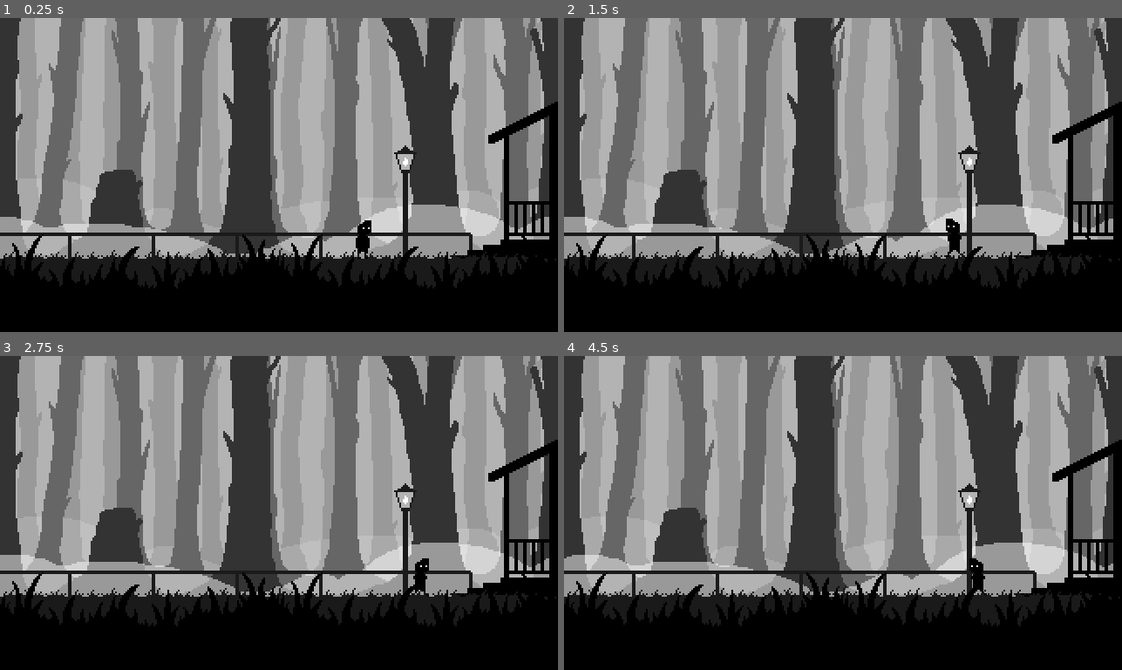
Above: before the commit, frames 1-4 (two rows, left to right).
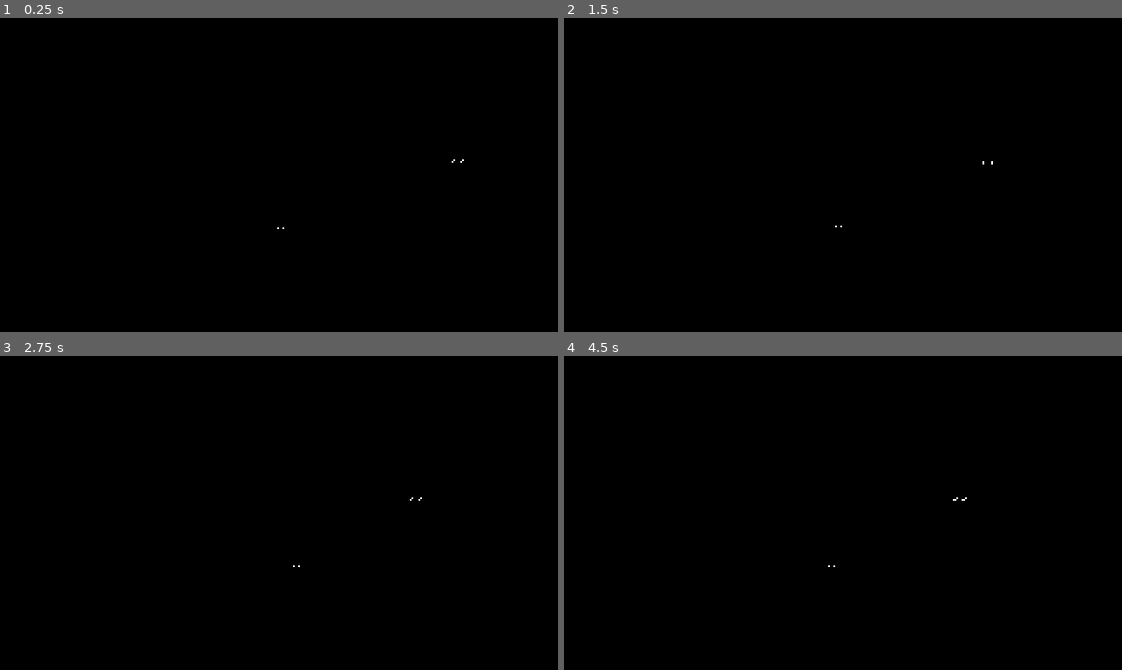
Above: after the commit, the same moments.

Repository: Pemmy0/Whispering-woods
Game: Godot game, scene res://Scenes/scene_1.tscn
Two runs of this game, one before a commit and one after it. Both use one fixed random seed, a clock stepped at 60 frames per second and the inputs below. Before the commit the project starts from res://scene_1.tscn.
Inputs (mouse positions are in pixels of both pictures, inside the frame that each line leads up to):
- Up to frame 1 (0.25 s): no input
- Up to frame 2 (1.5 s): move the mouse to (965, 159) at 0.52 s; press the mouse at (965, 159) at 0.53 s; hold D (Right) 0.53-1.28 s; tap F (Flash, bound only before the commit) at 0.8, 1.35 s; move the mouse to (731, 190) at 1.27 s; release the mouse at (731, 190) at 1.28 s; hold A (Left) from 1.28 s (still down)
- Up to frame 3 (2.75 s): tap Shift (Run) at 1.55 s; move the mouse to (334, 443) at 2.02 s; release A (Left) at 2.03 s; hold D (Right) from 2.03 s (still down); hold Shift (Run) from 2.03 s (still down); click (334, 443) at 2.3 s
- Up to frame 4 (4.5 s): move the mouse to (815, 575) at 2.77 s; release Shift (Run) at 2.78 s; click (815, 575) at 2.85 s; tap F (Flash, bound only before the commit) at 3.05 s; move the mouse to (1010, 560) at 3.52 s; release D (Right) at 3.53 s; hold F (Flash, bound only before the commit) 3.53-4.28 s; hold A (Left) from 3.53 s (still down); tap Shift (Run) at 3.8, 4.35 s; move the mouse to (675, 465) at 4.27 s

The runs differ from the first frame. In frame 1, 77% of the frame differs, in the area x 0-100%, y 0-87%; in frame 2, 77%; in frame 3, 77%; in frame 4, 77%.

Commit message:
Flashlight Movement Done

Diff:
--- a/Player/drago.gd
+++ b/Player/drago.gd
@@ -2,7 +2,7 @@
 
 @onready var eyes_sprite = $EyesSprite
 @onready var animated_sprite_2d = $AnimatedSprite2D
-@onready var flashlight = $flashlight
+@onready var flashlight = $PointLight2D
 
 var speed = 25
 var currentDir = 1
@@ -10,11 +10,11 @@
 
 func _ready():
 	Input.mouse_mode = Input.MOUSE_MODE_HIDDEN
+	movement_animation = "Walk"
 	flashlight.visible = false
 
 func _physics_process(delta):
 	var direction = Input.get_axis("Left", "Right")
-	movement_animation = "Walk"
 
 	movement(direction)
 	animation_control(direction)
@@ -24,6 +24,8 @@
 
 func movement(direction):
 	if direction:
+		if direction != currentDir:
+			_flip_light()
 		currentDir = direction
 		velocity.x = direction * speed
 	else:
@@ -33,27 +35,28 @@
 		speed = 50
 		movement_animation = "Run"
 	else:
+		speed = 25
 		movement_animation = "Walk"
-		speed = 25
 
 func animation_control(direction):
 	if direction != 0:
 		animated_sprite_2d.play(movement_animation)
-		eyes_sprite.play(movement_animation)
 	elif velocity.x == 0:
 		animated_sprite_2d.play("Idle")
-		eyes_sprite.play("Idle")
 
 	if direction == 1:
 		animated_sprite_2d.flip_h = false
-		eyes_sprite.flip_h = false
 	elif direction == -1:
 		animated_sprite_2d.flip_h = true
-		eyes_sprite.flip_h = true
 
 func flashlight_control():
-	if Input.is_action_just_pressed("Flash"):
-		flashlight.visible = !flashlight.visible
+	if !EnvironmentControl.can_flashlight:
+		return
+
+	if Input.is_action_pressed("Flash"):
+		flashlight.visible = true
+	else:
+		flashlight.visible = false
 
 	var mousePos = get_local_mouse_position()
 	var clamp
@@ -63,3 +66,10 @@
 		clamp = clampi(mousePos.x, -999999, -100)
 	var angle = atan2(mousePos.y, clamp)
 	flashlight.rotation = angle
+
+func _flip_light():
+	var tween = get_tree().create_tween().set_trans(Tween.TRANS_QUAD).set_ease(Tween.EASE_OUT)
+	flashlight.scale.x = 0
+	#flashlight.energy = 0
+	tween.tween_property(flashlight, "scale", Vector2(0.231, 0.231), 0.2)
+	#tween.tween_property(flashlight, "energy", 1, 0.1)
--- a/Player/drago.tscn
+++ b/Player/drago.tscn
@@ -1,167 +1,11 @@
-[gd_scene load_steps=65 format=3 uid="uid://bntwwuoeq7rjd"]
+[gd_scene load_steps=43 format=3 uid="uid://bntwwuoeq7rjd"]
 
 [ext_resource type="Script" path="res://Player/drago.gd" id="1_5g0iv"]
-[ext_resource type="Texture2D" uid="uid://i6w4lk6twh7j" path="res://Assets/Drago-Eyes-Sheet.png" id="2_l8eom"]
 [ext_resource type="Texture2D" uid="uid://d1t467didvcwj" path="res://Assets/Drago-Sheet.png" id="2_lx8j5"]
-[ext_resource type="Texture2D" uid="uid://bqbrm0kx45at4" path="res://Assets/Flashlight Texture.png" id="3_sc0qy"]
-
-[sub_resource type="AtlasTexture" id="AtlasTexture_ph34s"]
-atlas = ExtResource("2_l8eom")
-region = Rect2(0, 0, 32, 32)
-
-[sub_resource type="AtlasTexture" id="AtlasTexture_6i8ma"]
-atlas = ExtResource("2_l8eom")
-region = Rect2(32, 0, 32, 32)
-
-[sub_resource type="AtlasTexture" id="AtlasTexture_oftts"]
-atlas = ExtResource("2_l8eom")
-region = Rect2(64, 0, 32, 32)
-
-[sub_resource type="AtlasTexture" id="AtlasTexture_nv2x6"]
-atlas = ExtResource("2_l8eom")
-region = Rect2(96, 0, 32, 32)
-
-[sub_resource type="AtlasTexture" id="AtlasTexture_7icv2"]
-atlas = ExtResource("2_l8eom")
-region = Rect2(0, 64, 32, 32)
-
-[sub_resource type="AtlasTexture" id="AtlasTexture_1tirj"]
-atlas = ExtResource("2_l8eom")
-region = Rect2(32, 64, 32, 32)
-
-[sub_resource type="AtlasTexture" id="AtlasTexture_kyn32"]
-atlas = ExtResource("2_l8eom")
-region = Rect2(64, 64, 32, 32)
-
-[sub_resource type="AtlasTexture" id="AtlasTexture_haqx3"]
-atlas = ExtResource("2_l8eom")
-region = Rect2(96, 64, 32, 32)
-
-[sub_resource type="AtlasTexture" id="AtlasTexture_kjoq6"]
-atlas = ExtResource("2_l8eom")
-region = Rect2(128, 64, 32, 32)
-
-[sub_resource type="AtlasTexture" id="AtlasTexture_vwn8i"]
-atlas = ExtResource("2_l8eom")
-region = Rect2(160, 64, 32, 32)
-
-[sub_resource type="AtlasTexture" id="AtlasTexture_1o30d"]
-atlas = ExtResource("2_l8eom")
-region = Rect2(192, 64, 32, 32)
-
-[sub_resource type="AtlasTexture" id="AtlasTexture_gxc6u"]
-atlas = ExtResource("2_l8eom")
-region = Rect2(224, 64, 32, 32)
-
-[sub_resource type="AtlasTexture" id="AtlasTexture_kkhms"]
-atlas = ExtResource("2_l8eom")
-region = Rect2(0, 32, 32, 32)
-
-[sub_resource type="AtlasTexture" id="AtlasTexture_eosgb"]
-atlas = ExtResource("2_l8eom")
-region = Rect2(32, 32, 32, 32)
-
-[sub_resource type="AtlasTexture" id="AtlasTexture_ouq1a"]
-atlas = ExtResource("2_l8eom")
-region = Rect2(64, 32, 32, 32)
-
-[sub_resource type="AtlasTexture" id="AtlasTexture_1uumj"]
-atlas = ExtResource("2_l8eom")
-region = Rect2(96, 32, 32, 32)
-
-[sub_resource type="AtlasTexture" id="AtlasTexture_c7c8b"]
-atlas = ExtResource("2_l8eom")
-region = Rect2(128, 32, 32, 32)
-
-[sub_resource type="AtlasTexture" id="AtlasTexture_ae2uj"]
-atlas = ExtResource("2_l8eom")
-region = Rect2(160, 32, 32, 32)
-
-[sub_resource type="AtlasTexture" id="AtlasTexture_0ovqq"]
-atlas = ExtResource("2_l8eom")
-region = Rect2(192, 32, 32, 32)
-
-[sub_resource type="AtlasTexture" id="AtlasTexture_ponk7"]
-atlas = ExtResource("2_l8eom")
-region = Rect2(224, 32, 32, 32)
-
-[sub_resource type="SpriteFrames" id="SpriteFrames_n6pp4"]
-animations = [{
-"frames": [{
-"duration": 1.0,
-"texture": SubResource("AtlasTexture_ph34s")
-}, {
-"duration": 1.0,
-"texture": SubResource("AtlasTexture_6i8ma")
-}, {
-"duration": 1.0,
-"texture": SubResource("AtlasTexture_oftts")
-}, {
-"duration": 1.0,
-"texture": SubResource("AtlasTexture_nv2x6")
-}],
-"loop": true,
-"name": &"Idle",
-"speed": 3.0
-}, {
-"frames": [{
-"duration": 1.0,
-"texture": SubResource("AtlasTexture_7icv2")
-}, {
-"duration": 1.0,
-"texture": SubResource("AtlasTexture_1tirj")
-}, {
-"duration": 1.0,
-"texture": SubResource("AtlasTexture_kyn32")
-}, {
-"duration": 1.0,
-"texture": SubResource("AtlasTexture_haqx3")
-}, {
-"duration": 1.0,
-"texture": SubResource("AtlasTexture_kjoq6")
-}, {
-"duration": 1.0,
-"texture": SubResource("AtlasTexture_vwn8i")
-}, {
-"duration": 1.0,
-"texture": SubResource("AtlasTexture_1o30d")
-}, {
-"duration": 1.0,
-"texture": SubResource("AtlasTexture_gxc6u")
-}],
-"loop": true,
-"name": &"Run",
-"speed": 12.0
-}, {
-"frames": [{
-"duration": 1.0,
-"texture": SubResource("AtlasTexture_kkhms")
-}, {
-"duration": 1.0,
-"texture": SubResource("AtlasTexture_eosgb")
-}, {
-"duration": 1.0,
-"texture": SubResource("AtlasTexture_ouq1a")
-}, {
-"duration": 1.0,
-"texture": SubResource("AtlasTexture_1uumj")
-}, {
-"duration": 1.0,
-"texture": SubResource("AtlasTexture_c7c8b")
-}, {
-"duration": 1.0,
-"texture": SubResource("AtlasTexture_ae2uj")
-}, {
-"duration": 1.0,
-"texture": SubResource("AtlasTexture_0ovqq")
-}, {
-"duration": 1.0,
-"texture": SubResource("AtlasTexture_ponk7")
-}],
-"loop": true,
-"name": &"Walk",
-"speed": 8.0
-}]
+[ext_resource type="Texture2D" uid="uid://c4gq02xrbvhjm" path="res://Assets/flashlight.png" id="4_s6x1d"]
+
+[sub_resource type="CanvasItemMaterial" id="CanvasItemMaterial_k2vpg"]
+light_mode = 1
 
 [sub_resource type="AtlasTexture" id="AtlasTexture_2om3c"]
 atlas = ExtResource("2_lx8j5")
@@ -445,21 +289,14 @@
 
 [sub_resource type="RectangleShape2D" id="RectangleShape2D_mxcdm"]
 size = Vector2(8, 12)
-
-[sub_resource type="CanvasItemMaterial" id="CanvasItemMaterial_pwukr"]
-blend_mode = 3
 
 [node name="Drago" type="CharacterBody2D"]
 z_index = 1
 collision_layer = 2
 script = ExtResource("1_5g0iv")
 
-[node name="EyesSprite" type="AnimatedSprite2D" parent="."]
-z_index = 5
-sprite_frames = SubResource("SpriteFrames_n6pp4")
-animation = &"Run"
-
 [node name="AnimatedSprite2D" type="AnimatedSprite2D" parent="."]
+material = SubResource("CanvasItemMaterial_k2vpg")
 sprite_frames = SubResource("SpriteFrames_wd2j4")
 animation = &"Run_f"
 
@@ -471,10 +308,9 @@
 position_smoothing_enabled = true
 editor_draw_limits = true
 
-[node name="flashlight" type="Sprite2D" parent="."]
+[node name="PointLight2D" type="PointLight2D" parent="."]
 visible = false
-z_index = 4
-material = SubResource("CanvasItemMaterial_pwukr")
-position = Vector2(0, 7)
-texture = ExtResource("3_sc0qy")
-offset = Vector2(4, -5)
+position = Vector2(-1, 7)
+scale = Vector2(0.231239, 0.231239)
+texture = ExtResource("4_s6x1d")
+offset = Vector2(546.596, -0.000464439)
--- a/scene_1.tscn
+++ b/Scenes/scene_1.tscn
@@ -1,11 +1,80 @@
-[gd_scene load_steps=11 format=4 uid="uid://cwep8hedvali2"]
-
-[ext_resource type="Texture2D" uid="uid://3k8v7m4mrwrt" path="res://Assets/Tileset.png" id="1_2ir4k"]
-[ext_resource type="Texture2D" uid="uid://csblosj6qlsrr" path="res://Assets/Background-Sheet.png" id="1_a4my1"]
-[ext_resource type="PackedScene" uid="uid://bntwwuoeq7rjd" path="res://Player/drago.tscn" id="3_vrbg1"]
+[gd_scene load_steps=23 format=4 uid="uid://cwep8hedvali2"]
+
+[ext_resource type="Script" path="res://Scripts/scene_1.gd" id="1_6ndia"]
+[ext_resource type="PackedScene" uid="uid://bntwwuoeq7rjd" path="res://Player/drago.tscn" id="1_xd8ef"]
+[ext_resource type="Texture2D" uid="uid://wb1e1yd8xg3u" path="res://Assets/Fartabunch-Sheet.png" id="2_c842y"]
+[ext_resource type="Texture2D" uid="uid://3k8v7m4mrwrt" path="res://Assets/Tileset.png" id="2_misxq"]
+[ext_resource type="Texture2D" uid="uid://csblosj6qlsrr" path="res://Assets/Background-Sheet.png" id="3_0xkls"]
+
+[sub_resource type="CanvasItemMaterial" id="CanvasItemMaterial_2ym6b"]
+light_mode = 1
+
+[sub_resource type="AtlasTexture" id="AtlasTexture_iys0v"]
+atlas = ExtResource("2_c842y")
+region = Rect2(0, 0, 32, 64)
+
+[sub_resource type="AtlasTexture" id="AtlasTexture_qs80a"]
+atlas = ExtResource("2_c842y")
+region = Rect2(32, 0, 32, 64)
+
+[sub_resource type="AtlasTexture" id="AtlasTexture_llsku"]
+atlas = ExtResource("2_c842y")
+region = Rect2(64, 0, 32, 64)
+
+[sub_resource type="AtlasTexture" id="AtlasTexture_ptkqi"]
+atlas = ExtResource("2_c842y")
+region = Rect2(96, 0, 32, 64)
+
+[sub_resource type="AtlasTexture" id="AtlasTexture_6xufe"]
+atlas = ExtResource("2_c842y")
+region = Rect2(128, 0, 32, 64)
+
+[sub_resource type="AtlasTexture" id="AtlasTexture_73ux0"]
+atlas = ExtResource("2_c842y")
+region = Rect2(160, 0, 32, 64)
+
+[sub_resource type="AtlasTexture" id="AtlasTexture_kifti"]
+atlas = ExtResource("2_c842y")
+region = Rect2(192, 0, 32, 64)
+
+[sub_resource type="AtlasTexture" id="AtlasTexture_qjsgk"]
+atlas = ExtResource("2_c842y")
+region = Rect2(224, 0, 32, 64)
+
+[sub_resource type="SpriteFrames" id="SpriteFrames_b465p"]
+animations = [{
+"frames": [{
+"duration": 1.0,
+"texture": SubResource("AtlasTexture_iys0v")
+}, {
+"duration": 1.0,
+"texture": SubResource("AtlasTexture_qs80a")
+}, {
+"duration": 1.0,
+"texture": SubResource("AtlasTexture_llsku")
+}, {
+"duration": 1.0,
+"texture": SubResource("AtlasTexture_ptkqi")
+}, {
+"duration": 1.0,
+"texture": SubResource("AtlasTexture_6xufe")
+}, {
+"duration": 1.0,
+"texture": SubResource("AtlasTexture_73ux0")
+}, {
+"duration": 1.0,
+"texture": SubResource("AtlasTexture_kifti")
+}, {
+"duration": 1.0,
+"texture": SubResource("AtlasTexture_qjsgk")
+}],
+"loop": true,
+"name": &"Idle",
+"speed": 3.0
+}]
 
 [sub_resource type="TileSetAtlasSource" id="TileSetAtlasSource_8bqs7"]
-texture = ExtResource("1_2ir4k")
+texture = ExtResource("2_misxq")
 0:0/0 = 0
 0:0/0/physics_layer_0/polygon_0/points = PackedVector2Array(-8, -8, 8, -8, 8, 8, -8, 8)
 1:0/0 = 0
@@ -72,19 +141,28 @@
 
 [node name="Scene_1" type="Node2D"]
 position = Vector2(0, -6)
-
-[node name="Drago" parent="." instance=ExtResource("3_vrbg1")]
-position = Vector2(209, 128)
-
-[node name="Camera2D" parent="Drago" index="3"]
+script = ExtResource("1_6ndia")
+
+[node name="CanvasModulate" type="CanvasModulate" parent="."]
+position = Vector2(0, 5)
+color = Color(0, 0, 0, 1)
+
+[node name="Monster" type="AnimatedSprite2D" parent="."]
+z_index = 1
+material = SubResource("CanvasItemMaterial_2ym6b")
+position = Vector2(212, 112)
+sprite_frames = SubResource("SpriteFrames_b465p")
+animation = &"Idle"
+
+[node name="Drago" parent="." instance=ExtResource("1_xd8ef")]
+position = Vector2(112, 128)
+
+[node name="Camera2D" parent="Drago" index="2"]
 limit_left = -640
 limit_top = 0
 limit_right = 320
 limit_bottom = 180
 
-[node name="flashlight" parent="Drago" index="4"]
-visible = false
-
 [node name="GroundTile" type="TileMapLayer" parent="."]
 z_index = 1
 tile_map_data = PackedByteArray("AAAAAAkAAAAAAAAAAAAAAAoAAAAAAAAAAAAAAAsAAAAAAAAAAAABAAkAAAAAAAAAAAABAAoAAAAAAAAAAAABAA …(3824 unchanged characters)…
--- /dev/null
+++ b/Scripts/scene_1.gd
@@ -0,0 +1,5 @@
+extends Node2D
+
+func _ready():
+	EnvironmentControl.can_flashlight = true
+	$Monster.play("Idle")
--- /dev/null
+++ b/Singletons/environment_control.gd
@@ -0,0 +1,3 @@
+extends Node
+
+var can_flashlight = false
--- a/icon.svg
+++ /dev/null
@@ -1 +0,0 @@
-<svg xmlns="http://www.w3.org/2000/svg" width="128" height="128"><rect width="124" height="124" x="2" y="2" fill="#363d52" stroke="#212532" stroke-width="4" rx="14"/><g fill="#fff" transform="translate(12.322 12.322)scale(.101)"><path d="M105 673v33q407 354 814 0v-33z"/><path fill="#478cbf" d="m105 673 152 14q12 1 15 14l4 67 132 10 8-61q2-11 15-15h162q13 4 15 15l8 61 132-10 4-67q3-13 15-14l152-14V427q30-39 56-81-35-59-83-108-43 20-82 47-40-37-88-64 7-51 8-102-59-28-123-42-26 43-46 89-49-7-98 0-20-46-46-89-64 14-123 42 1 51 8 102-48 27-88 64-39-27-82-47-48 49-83 108 26 42 56 81zm0 33v39c0 276 813 276 814 0v-39l-134 12-5 69q-2 10-14 13l-162 11q-12 0-16-11l-10-65H446l-10 65q-4 11-16 11l-162-11q-12-3-14-13l-5-69z"/><path d="M483 600c0 34 58 34 58 0v-86c0-34-58-34-58 0z"/><circle cx="725" cy="526" r="90"/><circle cx="299" cy="526" r="90"/></g><g fill="#414042" transform="translate(12.322 12.322)scale(.101)"><circle cx="307" cy="532" r="60"/><circle cx="717" cy="532" r="60"/></g></svg>
--- a/project.godot
+++ b/project.godot
@@ -11,13 +11,13 @@
 [application]
 
 config/name="Whispering Woods"
-run/main_scene="res://scene_1.tscn"
+run/main_scene="res://Scenes/scene_1.tscn"
 config/features=PackedStringArray("4.3", "GL Compatibility")
-config/icon="res://icon.svg"
 
 [autoload]
 
 GameManager="*res://Singletons/game_manager.gd"
+EnvironmentControl="*res://Singletons/environment_control.gd"
 
 [display]
 
@@ -48,7 +48,7 @@
 }
 Flash={
 "deadzone": 0.5,
-"events": [Object(InputEventKey,"resource_local_to_scene":false,"resource_name":"","device":-1,"window_id":0,"alt_pressed":false,"shift_pressed":false,"ctrl_pressed":false,"meta_pressed":false,"pressed":false,"keycode":0,"physical_keycode":70,"key_label":0,"unicode":102,"location":0,"echo":false,"script":null)
+"events": [Object(InputEventMouseButton,"resource_local_to_scene":false,"resource_name":"","device":-1,"window_id":0,"alt_pressed":false,"shift_pressed":false,"ctrl_pressed":false,"meta_pressed":false,"button_mask":0,"position":Vector2(0, 0),"global_position":Vector2(0, 0),"factor":1.0,"button_index":1,"canceled":false,"pressed":false,"double_click":false,"script":null)
 ]
 }
 Fullscreen={
Binary file added: Assets/Flashlight Texture light.png
Not shown, changed: Assets/Flashlight Texture light.png.import
Binary file added: Assets/flashlight.png
Not shown, added: Assets/flashlight.png.import
Not shown: 10 places in Scenes/scene_1.tscn that only renumber resources
